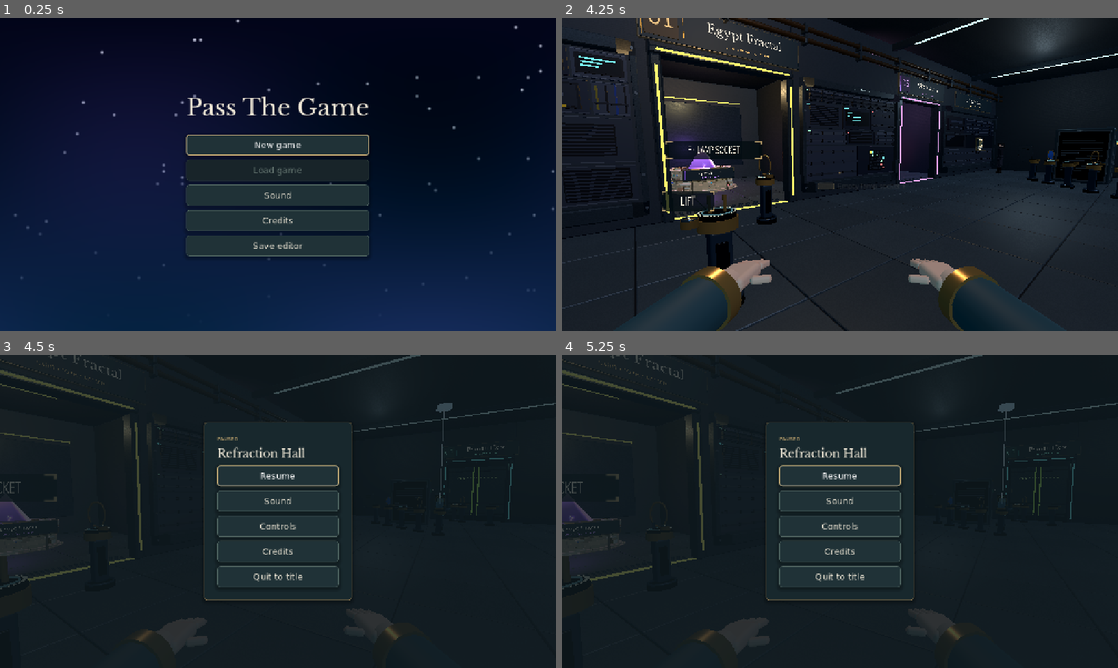
Above: before the commit, frames 1-4 (two rows, left to right).
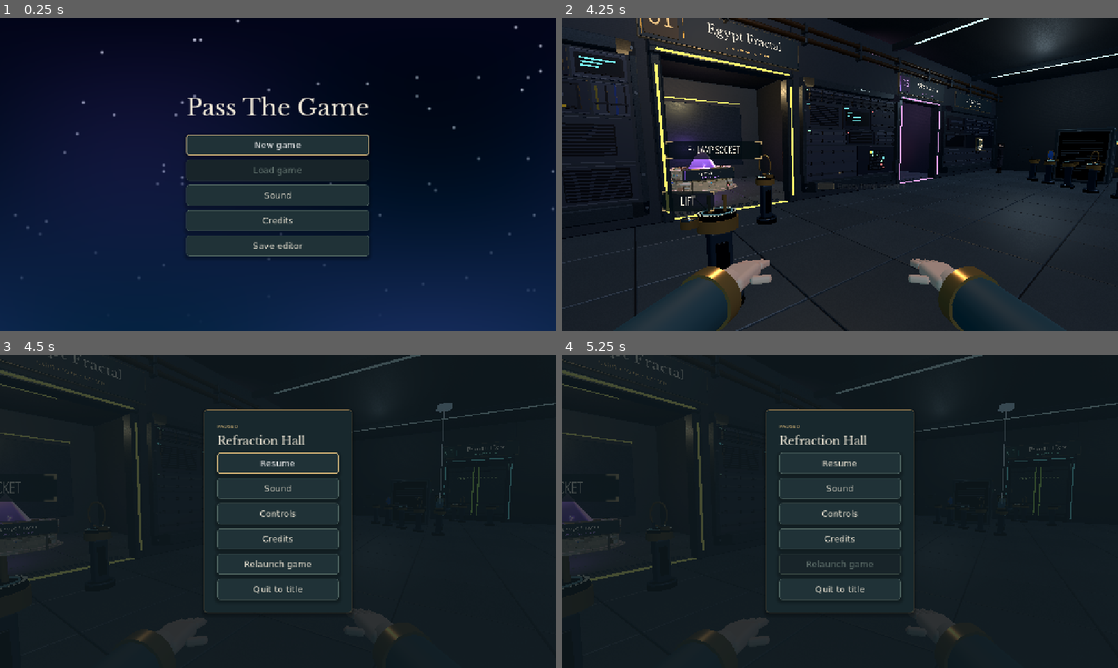
Above: after the commit, the same moments.

Repository: amberwhitehead/pass-the-game
Game: Godot game, scene res://scenes/title/title.tscn
Same seed, same stepped clock (60 frames per second), same inputs: the game is played once before the commit and once after it.
Inputs (mouse positions are in pixels of both pictures, inside the frame that each line leads up to):
- Up to frame 1 (0.25 s): no input
- Up to frame 2 (4.25 s): click "New game" at 0.5 s; click "Skip intro ›" at 1.25 s; click "Skip intro ›" at 2 s; tap Enter (ui_accept) at 2.75 s; move the mouse to (962, 158) at 2.77 s; hold Right (move_right) 2.78-3.53 s; hold E (interact) 2.78-3.53 s; click (962, 158) at 2.92 s; tap Space (jump) at 3.02, 3.77 s; move the mouse to (812, 174) at 3.52 s; hold W (move_up) from 3.53 s (still down); tap F at 3.6 s
- Up to frame 3 (4.5 s): keep holding W (move_up); move the mouse to (289, 505) at 4.27 s; tap Backspace at 4.35 s
- Up to frame 4 (5.25 s): release W (move_up) at 5 s; click (840, 564) at 5 s, where only the run after the commit has a clickable "Relaunch game"

Frames 1-2 are identical in both runs. In frame 3, 2.6% of the frame differs, in the area x 36-64%, y 17-83%; in frame 4, 2.4%.

Commit message:
Pause menu: Relaunch game
Saves (including an open minigame's progress), then reloads the page like
the browser's reload, so the latest build runs, and continues straight
back to where the player was (the title reads ?resume=1 and removes it).
On desktop it starts a fresh instance and quits.

Co-Authored-By: Claude Opus 5.5 <noreply@anthropic.com>

Diff:
--- a/godot/autoload/pause_menu.gd
+++ b/godot/autoload/pause_menu.gd
@@ -16,6 +16,7 @@
 var controls_button: Button
 var credits_button: Button
 var quit_button: Button
+var relaunch_button: Button
 var controls: ControlsMenu
 var credits: CreditsScreen
 var _veil: ColorRect
@@ -53,6 +54,8 @@
 	credits_button = _button(column, "Credits", func():
 		if is_open():
 			credits.open())
+	relaunch_button = _button(column, "Relaunch game", relaunch)
+	relaunch_button.tooltip_text = "Save, reload the page with the latest build, and carry on where you were"
 	quit_button = _button(column, "Quit to title", _quit_to_title)
 	_veil.hide()
 	controls = ControlsMenu.new()
@@ -139,6 +142,26 @@
 		game.finish({"won": false, "quit": true})
 
 
+## Saves everything (a minigame's progress and that it was open included), then reloads
+## the game, the same as the browser's reload, so it runs the latest build. The reloaded
+## page skips the title and continues straight back to where the player was (title.gd
+## reads ?resume=1). On desktop it starts a fresh copy of the game and closes this one.
+func relaunch() -> void:
+	if Game.autosave:
+		MiniGames.capture_progress()
+	Game.save_now()
+	relaunch_button.disabled = true
+	# The Web build writes saves to IndexedDB in the background; give it a moment.
+	await get_tree().create_timer(.6, true, false, true).timeout
+	if OS.has_feature("web"):
+		var resume := "1" if Game.autosave else "0"
+		JavaScriptBridge.eval("(function(){var u=new URL(window.location.href);" \
+			+ "u.searchParams.set('resume','%s');window.location.replace(u.toString());})()" % resume)
+	else:
+		OS.create_instance(OS.get_cmdline_args())
+		get_tree().quit()
+
+
 ## From a minigame this leaves it first, which keeps its progress for the next visit.
 func _quit_to_title() -> void:
 	if _minigame != null:
--- a/godot/scenes/title/title.gd
+++ b/godot/scenes/title/title.gd
@@ -33,6 +33,7 @@
 
 func _ready() -> void:
 	theme = Style.theme()
+	_resume_after_relaunch.call_deferred()
 	TouchControls.set_enabled(false)
 	SaveGame.adopt_legacy()
 	set_anchors_preset(PRESET_FULL_RECT)
@@ -191,3 +192,16 @@
 	var bias := int(Time.get_time_zone_from_system().get("bias", 0)) * 60
 	var t := Time.get_datetime_dict_from_unix_time(unix + bias)
 	return "%s %d, %02d:%02d" % [MONTHS[t.month - 1], t.day, t.hour, t.minute]
+
+
+## After "Relaunch game" (pause menu), the page comes back with ?resume=1: continue the
+## latest save at once, so a relaunch lands where the player was. The flag is removed
+## from the address first, so a later manual reload shows the title as usual.
+func _resume_after_relaunch() -> void:
+	if not OS.has_feature("web"):
+		return
+	var flag: Variant = JavaScriptBridge.eval("(function(){var u=new URL(window.location.href);" \
+		+ "var r=u.searchParams.get('resume');if(r!==null){u.searchParams.delete('resume');" \
+		+ "history.replaceState(null,'',u.toString());}return r||'';})()")
+	if str(flag) == "1":
+		_continue()
